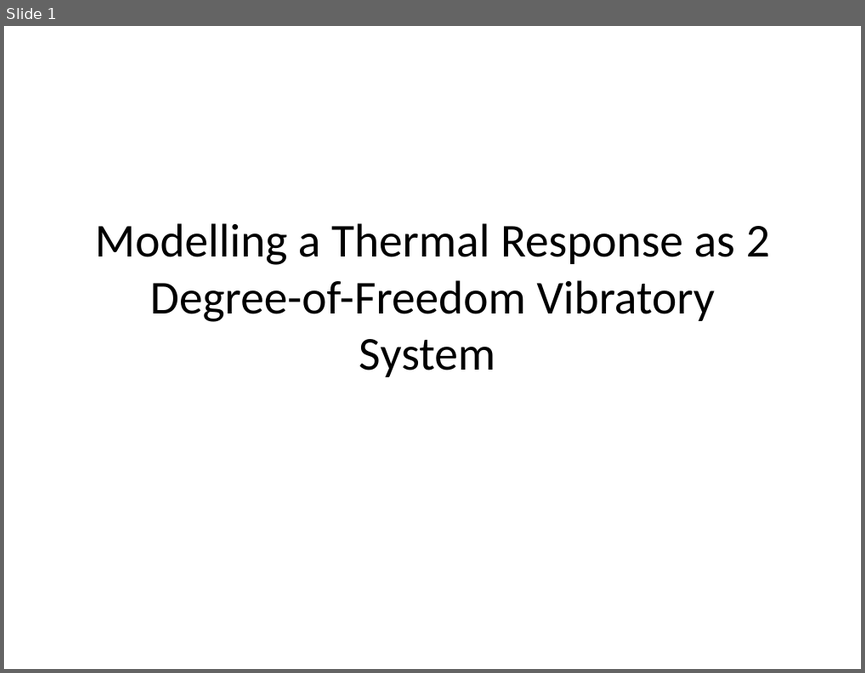
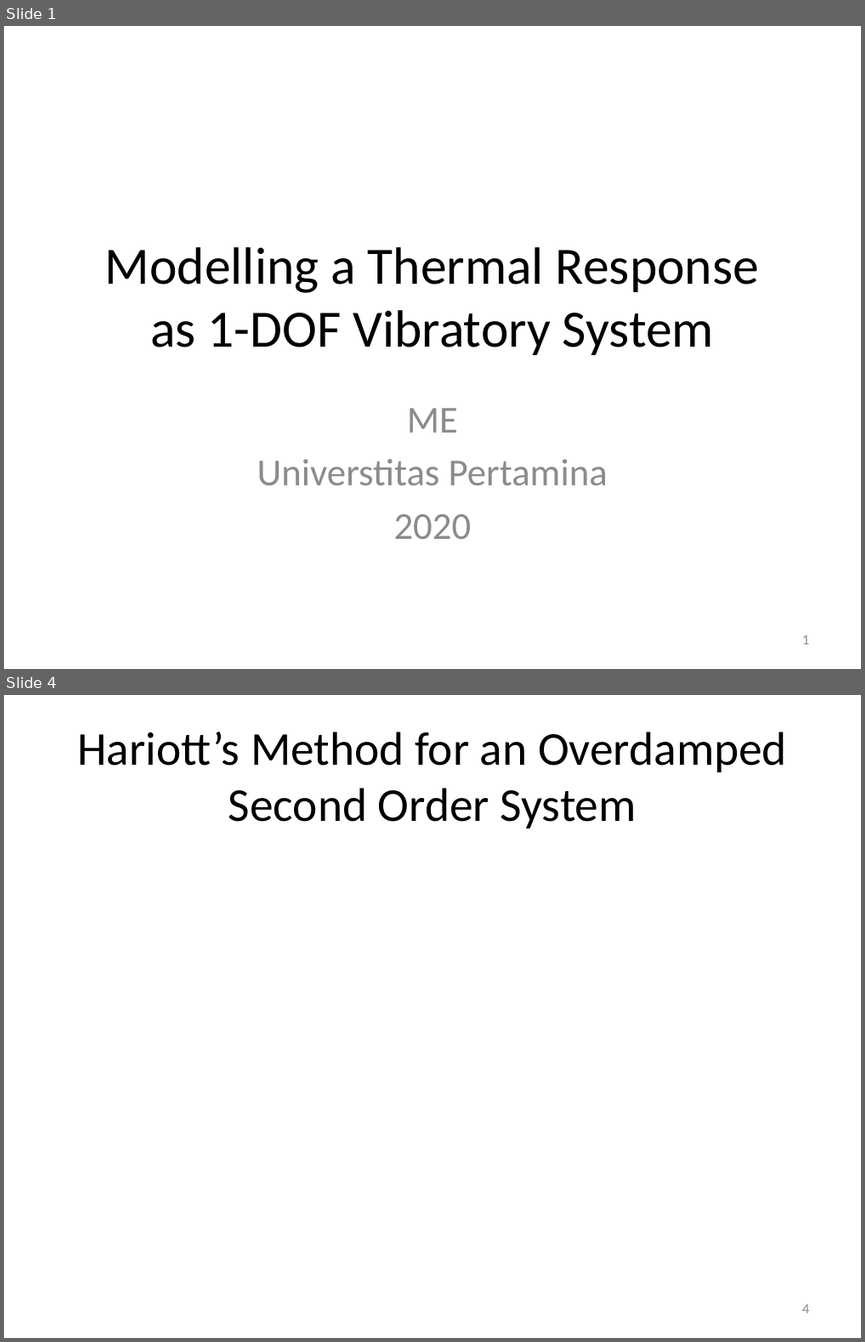
Before and after one commit to auralius/up_temperature_control_device, a slide deck: Activities/Presentations/SOPDT Optimization.pptx. Shown one above the other, each under a label of ours: slide 1 before the commit, slides 1 and 4 after it; the slides between them are not shown. The pictures are 865x673 and 865x1342 pixels, drawn with LibreOffice and Linux fonts; fonts in the diff are those of the drawing; grey boxes stand for pictures. Boxes give left, top, right and bottom in pixels: in the first picture for what was removed or moved away, otherwise in the second. Text is boxed around its words. In the diff, an @@ line names an element or a change of style, - is before the commit and + after.

```diff
--- a/Activities/Presentations/SOPDT Optimization.pptx
+++ b/Activities/Presentations/SOPDT Optimization.pptx
@@ slide 4 added at (x1=4, y1=695, x2=861, y2=1338), background #FFFFFF @@
@@ title added at (x1=77, y1=732, x2=787, y2=828), 39.6 pt, text #000000 @@
+Hariott’s Method for an Overdamped Second Order System
@@ page number added at (x1=802, y1=1304, x2=809, y2=1313), 12 pt, text #8C8C8C @@
+4
@@ slide 1 changed as well @@
@@ title at (x1=105, y1=247, x2=759, y2=355): text changed; size 39.6 to 44 pt @@
-Modelling a Thermal Response as 2 Degree-of-Freedom Vibratory System
+Modelling a Thermal Response as 1-DOF Vibratory System
@@ subtitle added at (x1=257, y1=408, x2=608, y2=539), 32 pt, text #8C8C8C @@
+ME
+Universtitas Pertamina
+2020
@@ page number added at (x1=802, y1=635, x2=809, y2=644), 12 pt, text #8C8C8C @@
+1
```
Also in this commit, not shown: 9 other slides added, 5 slides removed.
